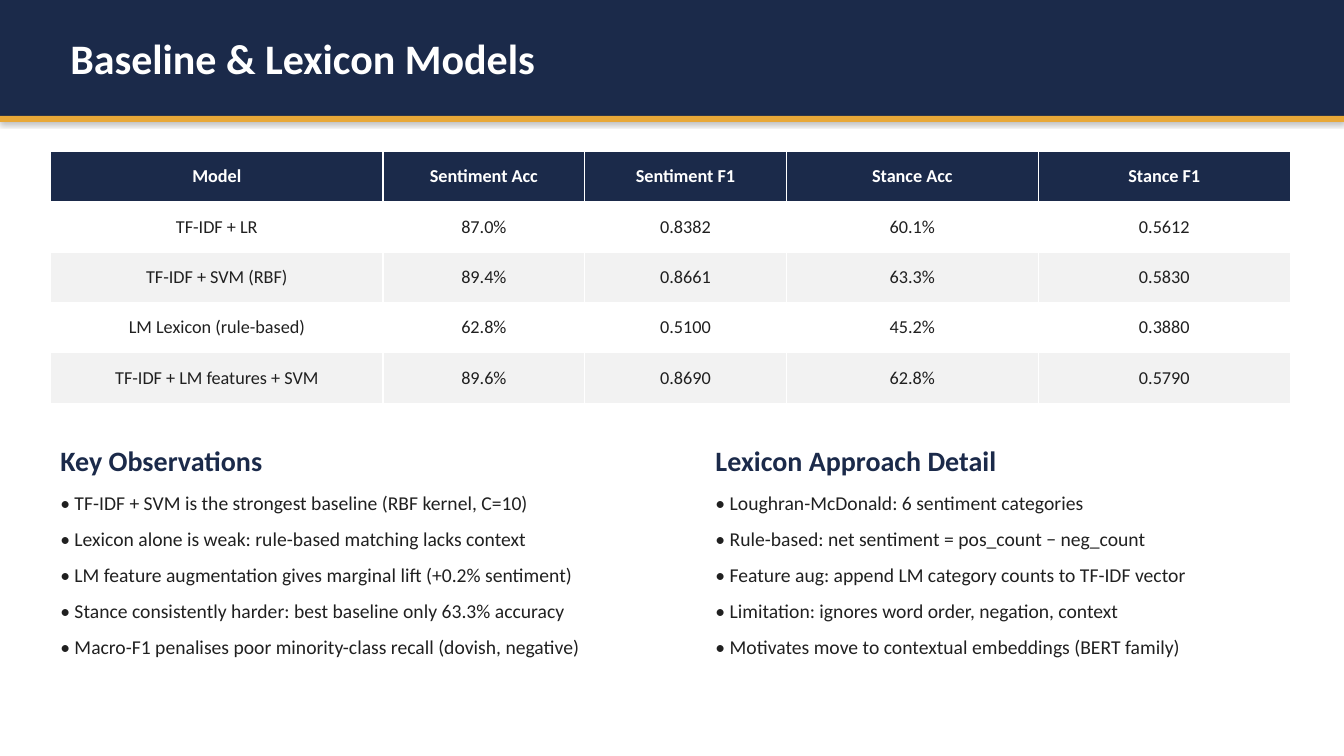
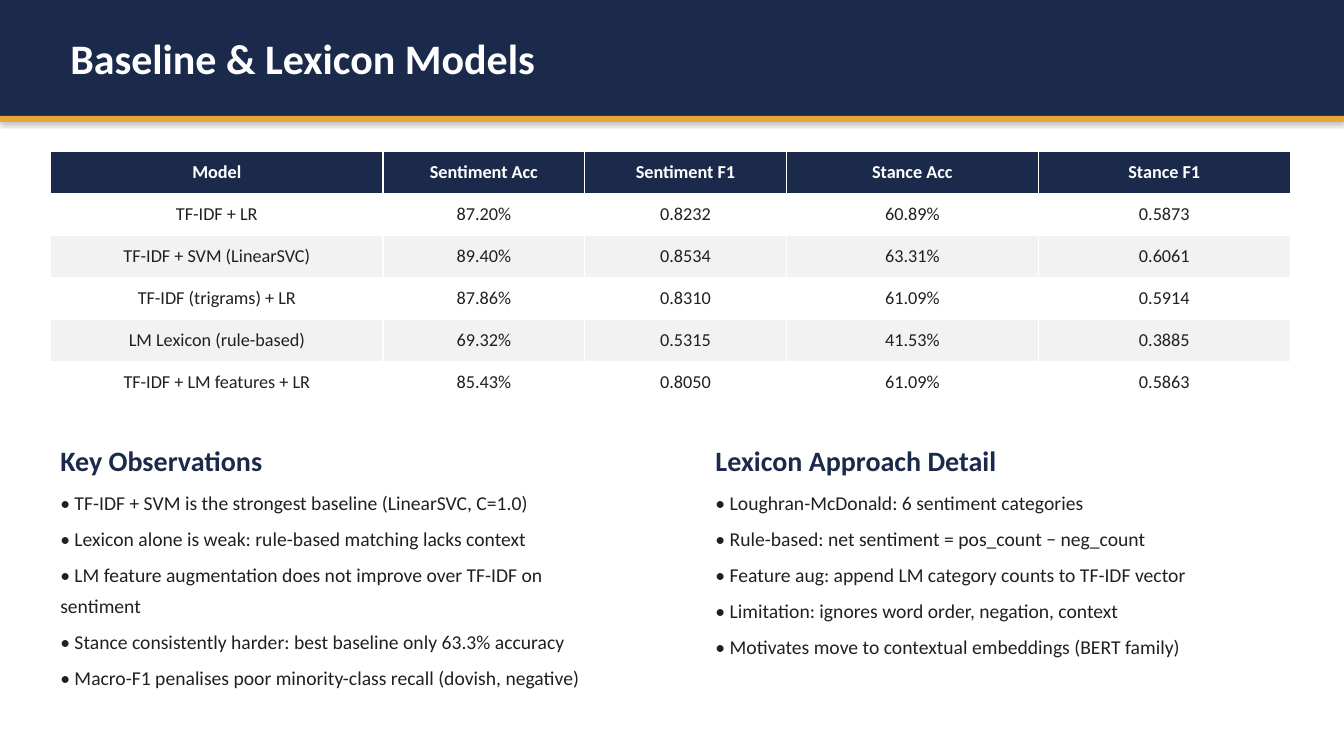
Before and after one commit to LouisNguyen1409/financial-nlp-stance-sentiment, a slide deck: slide 7 of presentation/COMP6713_Financial_NLP.pptx. Drawn at 1344x756 pixels with LibreOffice and Linux fonts; fonts in the diff are those of the drawing. Boxes give left, top, right and bottom in pixels: in the first picture for what was removed or moved away, otherwise in the second. Text is boxed around its words. In the diff, an @@ line names an element or a change of style, - is before the commit and + after.

```diff
--- a/presentation/COMP6713_Financial_NLP.pptx
+++ b/presentation/COMP6713_Financial_NLP.pptx
@@ table at <box>50,151,1291,403</box> @@
-row 2: TF-IDF + LR | 87.0% | 0.8382 | 60.1% | 0.5612
-row 3: TF-IDF + SVM (RBF) | 89.4% | 0.8661 | 63.3% | 0.5830
-row 4: LM Lexicon (rule-based) | 62.8% | 0.5100 | 45.2% | 0.3880
-row 5: TF-IDF + LM features + SVM | 89.6% | 0.8690 | 62.8% | 0.5790
+row 2: TF-IDF + LR | 87.20% | 0.8232 | 60.89% | 0.5873
+row 3: TF-IDF + SVM (LinearSVC) | 89.40% | 0.8534 | 63.31% | 0.6061
+row 4: TF-IDF (trigrams) + LR | 87.86% | 0.8310 | 61.09% | 0.5914
+row 5: LM Lexicon (rule-based) | 69.32% | 0.5315 | 41.53% | 0.3885
+row 6: TF-IDF + LM features + LR | 85.43% | 0.8050 | 61.09% | 0.5863
@@ text at <box>74,496,527,514</box>: text changed @@
-• TF-IDF + SVM is the strongest baseline (RBF kernel, C=10)
+• TF-IDF + SVM is the strongest baseline (LinearSVC, C=1.0)
@@ text at <box>60,568,543,613</box>: text changed @@
-• LM feature augmentation gives marginal lift (+0.2% sentiment)
+• LM feature augmentation does not improve over TF-IDF on sentiment
```
Also in this commit, not shown: 7 other slides changed, 29 other files.
